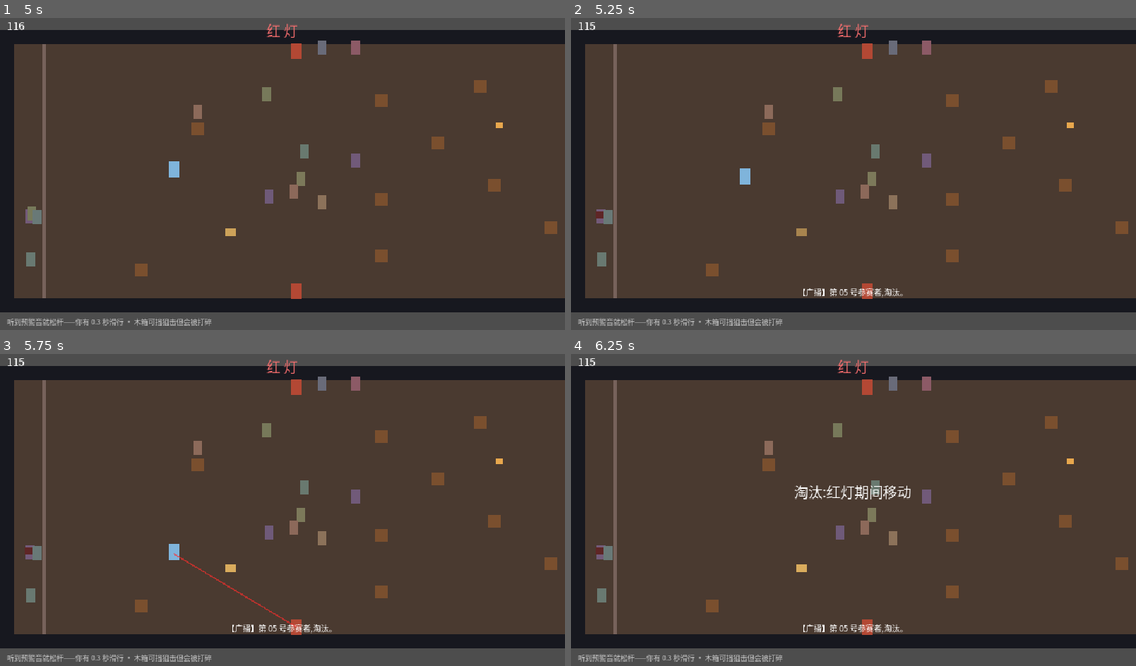
Above: before the commit, frames 1-4 (two rows, left to right).
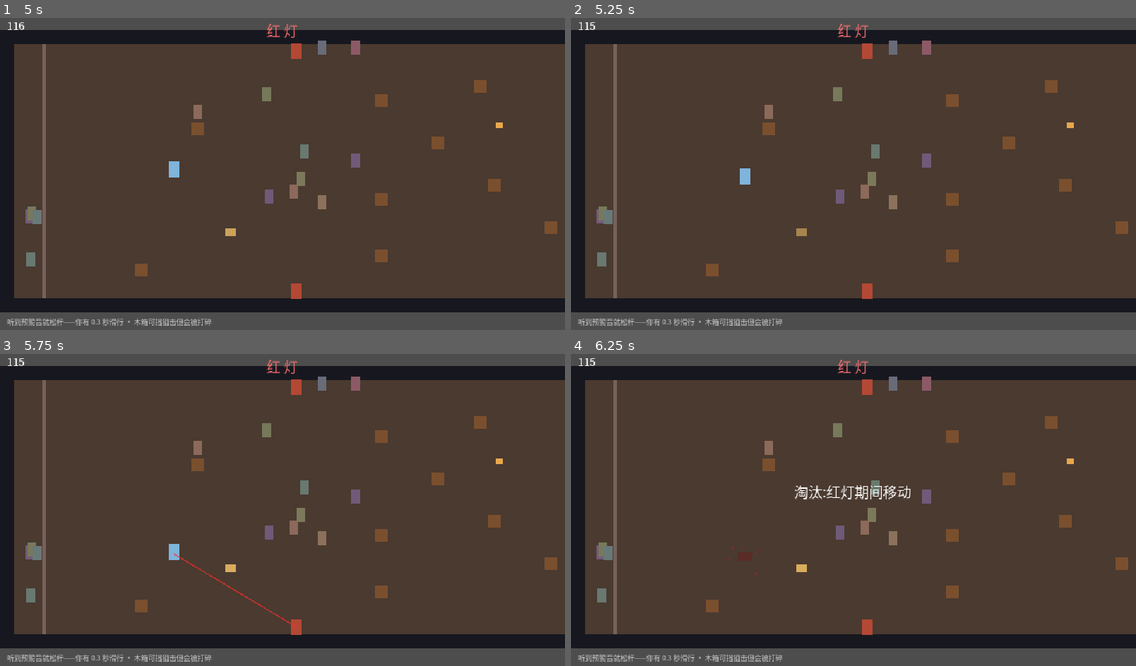
Above: after the commit, the same moments.

Repository: 1qw234e3/squid-rogue
Game: Godot game, scene res://scenes/games/RedLight.tscn
The game is run twice, just before and just after one commit, with the same random seed, the same clock (stepped at 60 frames per second) and the same inputs. This scene is started directly instead of the project's main scene.
Inputs (mouse positions are in pixels of both pictures, inside the frame that each line leads up to):
- Up to frame 1 (5 s): tap Enter (ui_accept) at 0.5, 0.77, 3.77 s; move the mouse to (406, 155) at 0.52 s; press the mouse at (406, 155) at 0.53 s; hold D (move_right) 0.53-1.25 s; release the mouse at (406, 155) at 1.25 s; drag from (169, 186) to (254, 233) at 1.27 s; move the mouse to (339, 102) at 2.02 s; press the mouse at (339, 102) at 2.03 s; hold D (move_right) 2.03-2.75 s; tap Space (roll) at 2.1 s; release the mouse at (339, 102) at 2.75 s; drag from (254, 233) to (113, 124) at 2.77 s; move the mouse to (452, 217) at 3.52 s; press the mouse at (452, 217) at 3.53 s; hold A (move_left) 3.53-4.25 s; tap J at 3.6 s; release the mouse at (452, 217) at 4.25 s; drag from (113, 124) to (197, 92) at 4.27 s
- Up to frame 2 (5.25 s): tap Enter (ui_accept) at 5 s; move the mouse to (881, 170) at 5.02 s; hold S (move_down) from 5.03 s (still down); hold E (interact) from 5.03 s (still down)
- Up to frame 3 (5.75 s): keep holding S (move_down); keep holding E (interact); click (310, 506) at 5.3 s
- Up to frame 4 (6.25 s): release S (move_down) at 5.75 s; release E (interact) at 5.75 s; drag from (768, 428) to (740, 522) at 5.77 s

Frame 1 is identical in both runs. In frame 2, 0.3% of the frame differs, in the area x 4-59%, y 60-90%; in frame 3, 0.3%; in frame 4, 0.3%.

Commit message:
[m1] 木头人:NPC违规改真实检测 + 完整击杀表现
- 废除红灯开始时的概率预判,NPC与玩家走完全同一套违规规则:
  红灯下移动累计0.2s → 红色锁定线0.35s(实时跟踪目标)→ 处决;
  能停住的活,停不住的死,掩体后可免——规则可见且一致
- 击杀表现完整化:处决弹道+屏震+血溅八粒迸散+地面血渍(整局留存,
  场地越来越像刑场)+尸体+全岛播报;玩家被狙死同样有血溅血渍

Co-Authored-By: Claude Fable 5 <noreply@anthropic.com>

Diff:
--- a/scripts/games/red_light.gd
+++ b/scripts/games/red_light.gd
@@ -25,9 +25,10 @@
 
 var light := Light.GREEN
 var light_timer := 2.0
-var time_in_light := 0.0   # 进入当前灯态多久了(NPC 反应判定用)
+var time_in_light := 0.0    # 进入当前灯态多久了(NPC 反应判定用)
 var contestants: Array = []
-var kill_queue: Array = []  # {npc, t}:已被判违规、等待处决的 NPC
+var npc_viol := {}          # NPC -> 红灯期间的移动累计(与玩家同一套违规检测)
+var kill_queue: Array = []  # {npc, t, line}:已锁定、等待处决的 NPC
 var guard_posts: Array = [] # 场边守卫哨位坐标,处决枪从最近哨位打出
 var time_left := TIME_LIMIT
 var violate := 0.0
@@ -95,6 +96,7 @@
 				_set_light(Light.RED)
 		Light.RED:
 			_check_violation(delta)
+			_check_npc_violations(delta)
 			if light_timer <= 0.0:
 				_set_light(Light.GREEN)
 	if laser_timer >= 0.0:
@@ -166,6 +168,8 @@
 	if hit.is_empty():
 		_snipe_player()
 		if player.hp <= 0:
+			_blood_burst(player.global_position)
+			_blood_stain(player.global_position)
 			_eliminate("红灯期间移动")
 	else:
 		_damage_cover(hit.collider)
@@ -173,37 +177,100 @@
 
 # ---------- 参赛者 NPC 与处决 ----------
 
-## 红灯落下的瞬间,给每个活着的 NPC 掷反应延迟;滑出太多的进处决队列
+## 红灯落下的瞬间,只给每个 NPC 掷"反应延迟"(决定他要滑行多久才停得住);
+## 杀不杀由下面的真实违规检测说了算——谁在红灯下动,谁就被锁定
 func _roll_npc_violations() -> void:
+	npc_viol.clear()
 	for npc in contestants:
 		if npc.dead or npc.done:
 			continue
 		npc.reaction = maxf(0.0, (1.0 - npc.courage) * rng.randf_range(0.0, 0.4))
-		if npc.reaction > 0.15 and rng.randf() < 0.5:
-			kill_queue.append({"npc": npc, "t": npc.reaction + 0.35})
+
+
+## 与玩家完全同一套规则:红灯下移动累计 0.2s → 红线锁定 0.35s → 处决
+func _check_npc_violations(delta: float) -> void:
+	for npc in contestants:
+		if npc.dead or npc.done or _in_kill_queue(npc):
+			continue
+		if npc.velocity.length() > MOVE_EPS:
+			npc_viol[npc] = npc_viol.get(npc, 0.0) + delta
+		else:
+			npc_viol[npc] = maxf(npc_viol.get(npc, 0.0) - delta * 2.0, 0.0)
+		if npc_viol[npc] >= VIOLATE_TIME:
+			npc_viol[npc] = 0.0
+			var line := Line2D.new()
+			line.width = 1.0
+			line.default_color = Color(1.0, 0.25, 0.2, 0.55)
+			add_child(line)
+			kill_queue.append({"npc": npc, "t": 0.35, "line": line})
+			Game.play_sfx_at("alert", npc.global_position, 1.6)
+
+
+func _in_kill_queue(npc: Node) -> bool:
+	for e in kill_queue:
+		if e.npc == npc:
+			return true
+	return false
 
 
 func _process_kill_queue(delta: float) -> void:
 	for entry in kill_queue.duplicate():
 		entry.t -= delta
+		var npc: CharacterBody2D = entry.npc
+		if npc.dead or npc.done:
+			entry.line.queue_free()
+			kill_queue.erase(entry)
+			continue
+		var post := _nearest_post(npc.global_position)
+		entry.line.points = PackedVector2Array([post, npc.global_position])
 		if entry.t > 0.0:
 			continue
 		kill_queue.erase(entry)
-		var npc: CharacterBody2D = entry.npc
-		if npc.dead or npc.done:
-			continue
-		var post := _nearest_post(npc.global_position)
+		entry.line.queue_free()
 		# 躲到掩体后的 NPC 也能逃过一劫——规则对所有人一致,玩家看得懂
 		var params := PhysicsRayQueryParameters2D.create(post, npc.global_position, 1)
 		if not get_world_2d().direct_space_state.intersect_ray(params).is_empty():
 			continue
-		_tracer(post, npc.global_position)
-		Game.play_sfx_at("shoot_heavy", npc.global_position, 0.9)
-		npc.die()
-		_broadcast("第 %02d 号参赛者,淘汰。" % npc.number)
-		# 死者遗物:35% 掉一小袋配给券,绿灯里去舔包是风险换钱
-		if rng.randf() < 0.35:
-			_drop_loot("money", rng.randi_range(10, 30), npc.global_position + Vector2(8, 0))
+		_execute_npc(npc, post)
+
+
+## 处决的完整表现:弹道、血溅、血渍、尸体、播报、掉落
+func _execute_npc(npc: CharacterBody2D, post: Vector2) -> void:
+	_tracer(post, npc.global_position)
+	Game.play_sfx_at("shoot_heavy", npc.global_position, 0.9)
+	Game.shake(1.5)
+	_blood_burst(npc.global_position)
+	_blood_stain(npc.global_position)
+	npc.die()
+	_broadcast("第 %02d 号参赛者,淘汰。" % npc.number)
+	# 死者遗物:35% 掉一小袋配给券,绿灯里去舔包是风险换钱
+	if rng.randf() < 0.35:
+		_drop_loot("money", rng.randi_range(10, 30), npc.global_position + Vector2(8, 0))
+
+
+## 血溅:八粒暗红色碎块向四周迸开后淡去
+func _blood_burst(pos: Vector2) -> void:
+	for i in 8:
+		var p := ColorRect.new()
+		p.size = Vector2(3, 3)
+		p.color = Color("b3202a")
+		add_child(p)
+		p.global_position = pos
+		var fling := Vector2.from_angle(rng.randf_range(0.0, TAU)) * rng.randf_range(8.0, 26.0)
+		var tw := p.create_tween()
+		tw.set_parallel(true)
+		tw.tween_property(p, "position", p.position + fling, 0.3).set_trans(Tween.TRANS_QUAD).set_ease(Tween.EASE_OUT)
+		tw.tween_property(p, "modulate:a", 0.0, rng.randf_range(0.4, 0.9))
+		get_tree().create_timer(1.0).timeout.connect(p.queue_free)
+
+
+## 血渍:留在地上一整局,场地会越来越像刑场
+func _blood_stain(pos: Vector2) -> void:
+	var s := ColorRect.new()
+	s.size = Vector2(16, 10)
+	s.color = Color(0.45, 0.1, 0.1, 0.4)
+	add_child(s)
+	s.global_position = pos - Vector2(8, 5)
 
 
 func _nearest_post(pos: Vector2) -> Vector2:
